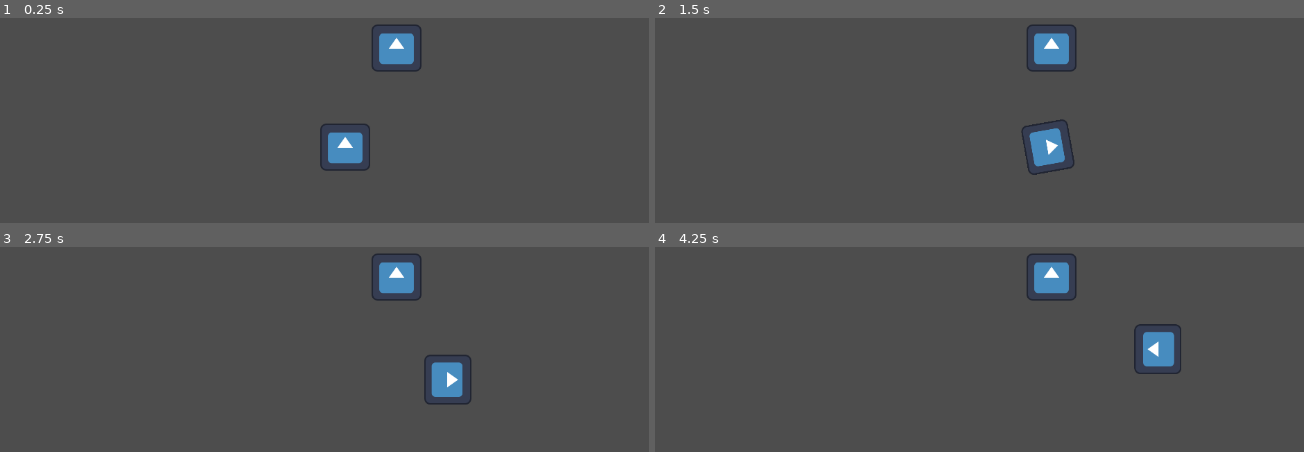
Above: before the commit, frames 1-4 (two rows, left to right).
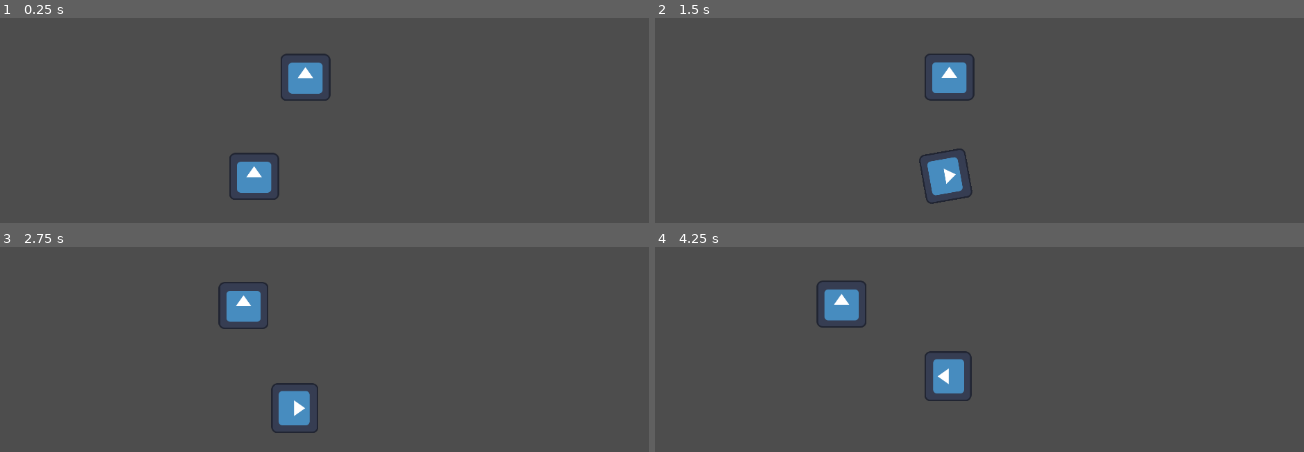
Above: after the commit, the same moments.

Repository: alvesvaren/bubble-up
Game: Godot game, scene res://scenes/main.tscn
Same seed, same stepped clock (60 frames per second), same inputs: the game is played once before the commit and once after it. The engine's default icon, where the game draws it, is replaced by a stand-in: a white triangle on a blue panel in a dark square.
Inputs:
- Up to frame 1 (0.25 s): no input
- Up to frame 2 (1.5 s): hold Right (kb_p1_flap_right) 0.53-1.28 s; hold S (kb_p1_down) from 1.28 s (still down)
- Up to frame 3 (2.75 s): release S (kb_p1_down) at 2.03 s; hold Right (kb_p1_flap_right) from 2.03 s (still down)
- Up to frame 4 (4.25 s): release Right (kb_p1_flap_right) at 2.78 s; hold W (kb_p1_up) 2.78-3.53 s; hold Left (kb_p1_flap_left) from 3.53 s (still down)

The runs differ from the first frame. In frame 1, 4.3% of the frame differs, in the area x 35-65%, y 3-89%; in frame 2, 4.2%; in frame 3, 4.2%; in frame 4, 4.3%.
Error before the commit: Parse Error: Expected "]" after subscription index. (res://scripts/camera.gd:14)

Commit message:
Camera follows path

Diff:
--- a/scenes/main.tscn
+++ b/scenes/main.tscn
@@ -1,7 +1,13 @@
-[gd_scene load_steps=3 format=3 uid="uid://78n4a175g7ui"]
+[gd_scene load_steps=4 format=3 uid="uid://78n4a175g7ui"]
 
 [ext_resource type="PackedScene" uid="uid://dg6f078aut376" path="res://scenes/player.tscn" id="1_qhroj"]
 [ext_resource type="Script" path="res://scripts/camera.gd" id="2_pstin"]
+
+[sub_resource type="Curve2D" id="Curve2D_1k70t"]
+_data = {
+"points": PackedVector2Array(0, 0, 0, 0, -1, 7, -135.417, -188.871, 135.417, 188.871, 997, 165, 301.124, -272.615, -301.124, 272.615, 1153, 723, 222.725, 114.035, -222.725, -114.035, -131, 946)
+}
+point_count = 4
 
 [node name="Node2D" type="Node2D"]
 
@@ -13,5 +19,16 @@
 position = Vector2(212, 8)
 player_index = 1
 
-[node name="Camera2D" type="Camera2D" parent="."]
+[node name="CameraPath" type="Path2D" parent="."]
+curve = SubResource("Curve2D_1k70t")
+
+[node name="PathFollow2D" type="PathFollow2D" parent="CameraPath"]
+position = Vector2(-1, 7)
+rotation = 0.157013
+
+[node name="Camera2D" type="Camera2D" parent="CameraPath/PathFollow2D"]
+position = Vector2(-65.3913, -46.5723)
+rotation = -0.263564
+position_smoothing_enabled = true
+position_smoothing_speed = 10.0
 script = ExtResource("2_pstin")
--- a/scripts/camera.gd
+++ b/scripts/camera.gd
@@ -10,8 +10,18 @@
 func _process(delta: float) -> void:
 	var avarage_pos = Vector2(0,0)
 	var count = 0
-	for child in get_parent().get_children():
-		if "Player" == child.name[0:6]:
+	var progress = {}
+	for child in get_parent().get_parent().get_parent().get_children():
+		if child.name.find("Player") != -1:
+			progress[child.name] = get_parent().get_parent().curve.get_closest_offset(child.global_position)
 			avarage_pos += child.global_position
 			count += 1
-	global_position = avarage_pos
+
+	get_parent().progress = progress[first_player(progress)]
+
+func first_player(progress) -> String:
+	var best = "Player"
+	for player in progress:
+		if progress[player] > progress[best]:
+			best = player
+	return best
